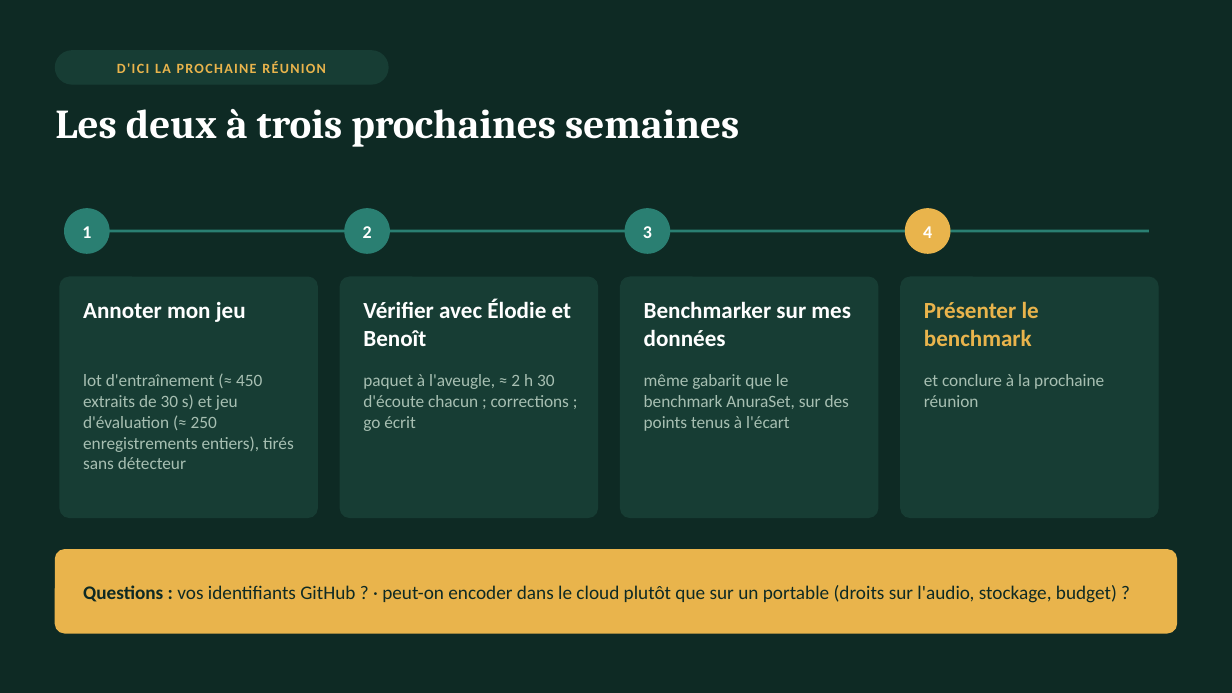
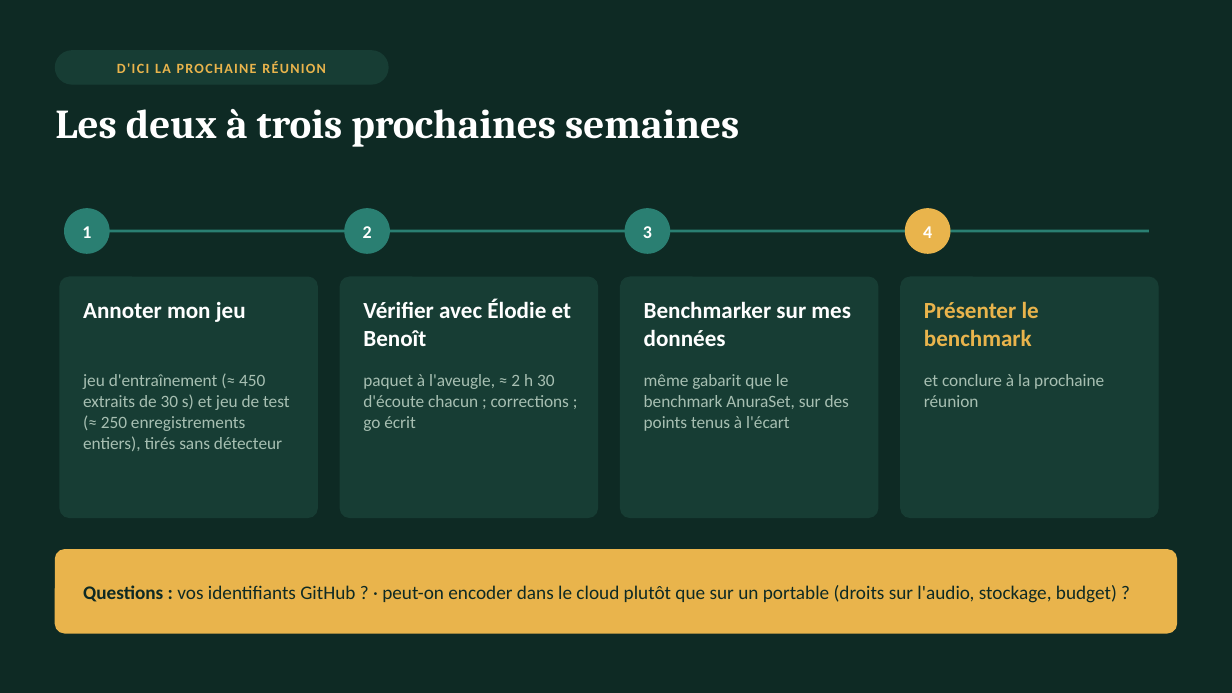
Before and after one commit to Rumble-Paw-Patrol/Grenouille, a slide deck: slide 15 of documentation/prez/presentation_suivi_2.pptx (slide 14 before the commit). Drawn at 1232x693 pixels with LibreOffice and Linux fonts; fonts in the diff are those of the drawing. Boxes give left, top, right and bottom in pixels: in the first picture for what was removed or moved away, otherwise in the second. Text is boxed around its words. In the diff, an @@ line names an element or a change of style, - is before the commit and + after.

```diff
--- a/documentation/prez/presentation_suivi_2.pptx
+++ b/documentation/prez/presentation_suivi_2.pptx
@@ text at bbox=[83, 374, 290, 451]: text changed @@
-lot d'entraînement (≈ 450 extraits de 30 s) et jeu d'évaluation (≈ 250 enregistrements entiers), tirés sans détecteur
+jeu d'entraînement (≈ 450 extraits de 30 s) et jeu de test (≈ 250 enregistrements entiers), tirés sans détecteur
```
Also in this commit, not shown: 9 other slides changed, 5 slides added, 4 slides removed, 20 other files.
